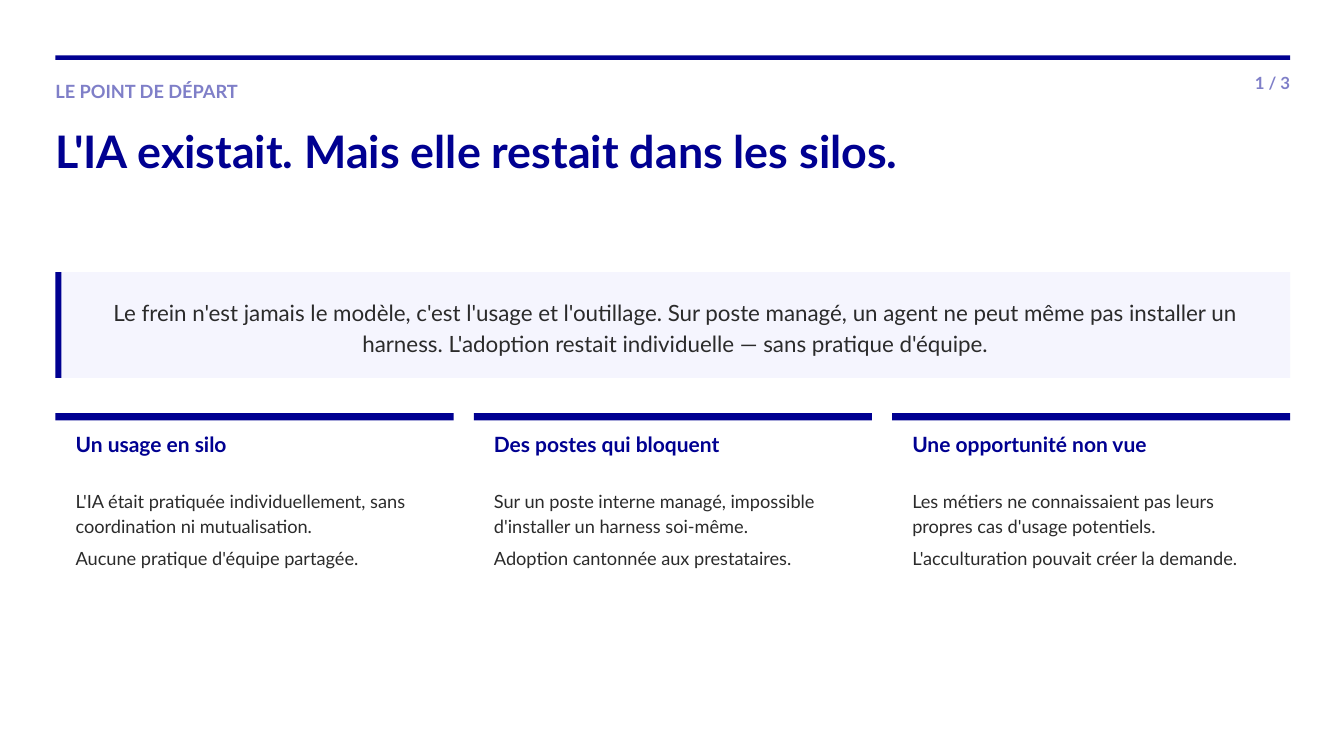
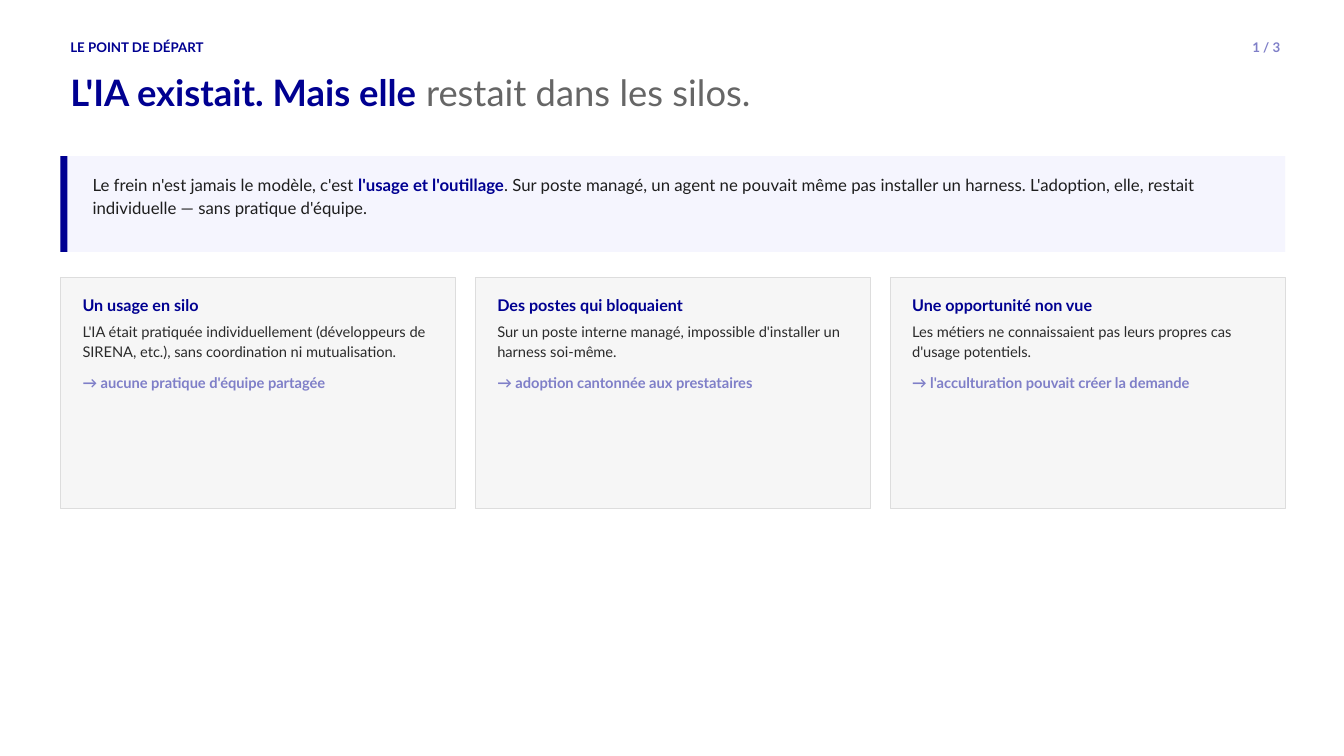
Before and after one commit to SocialGouv/transfo-ia, a slide deck: slide 1 of Livrables/Recit-Mission2/Impact_Adoption-IA_3-slides.pptx. Drawn at 1344x756 pixels with LibreOffice and Linux fonts; fonts in the diff are those of the drawing. Boxes give left, top, right and bottom in pixels: in the first picture for what was removed or moved away, otherwise in the second. Text is boxed around its words. In the diff, an @@ line names an element or a change of style, - is before the commit and + after.

```diff
--- a/Livrables/Recit-Mission2/Impact_Adoption-IA_3-slides.pptx
+++ b/Livrables/Recit-Mission2/Impact_Adoption-IA_3-slides.pptx
@@ rectangle removed at (x1=55, y1=55, x2=1291, y2=59) @@
@@ text "LE POINT DE DÉPART" moved from (x1=55, y1=83, x2=237, y2=98) to (x1=70, y1=41, x2=204, y2=52) @@
@@ text "LE POINT DE DÉPART" at (x1=70, y1=41, x2=204, y2=52): size 13 to 9.5 pt, text colour #7F7FC8 to #000091; line spacing 1 to 1.15; less space between paragraphs @@
@@ text "L'IA existait. Mais elle restait ..." moved from (x1=55, y1=134, x2=897, y2=169) to (x1=70, y1=79, x2=750, y2=107) @@
@@ text "L'IA existait. Mais elle restait ..." at (x1=70, y1=79, x2=750, y2=107): size 32 to 26 pt; text colour #000091 to #666666, bold off in "restait dans les silos."; line spacing 1.05 to 1.15; less space between paragraphs @@
@@ text "1 / 3" moved from (x1=1255, y1=77, x2=1290, y2=89) to (x1=1252, y1=42, x2=1281, y2=52) @@
@@ text "1 / 3" at (x1=1252, y1=42, x2=1281, y2=52): size 12 to 9.5 pt; line spacing 1 to 1.15; less space between paragraphs @@
@@ rectangle resized from (x1=55, y1=272, x2=62, y2=378) to (x1=60, y1=156, x2=68, y2=252) @@
@@ rectangle added at (x1=60, y1=156, x2=1286, y2=252), fill #F5F5FE @@
@@ text "Le frein n'est jamais le ..." moved from (x1=55, y1=272, x2=1291, y2=378) to (x1=93, y1=178, x2=1194, y2=217) @@
@@ text "Le frein n'est jamais le ..." at (x1=93, y1=178, x2=1194, y2=217): vertical alignment middle to top; fill #F5F5FE to none @@
@@ text at (x1=93, y1=178, x2=1194, y2=217): text changed; size 16 to 12 pt; text colour #2B2B2B to #1E1E1E @@
-Le frein n'est jamais le modèle, c'est l'usage et l'outillage. Sur poste managé, un agent ne peut même pas installer un harness. L'adoption restait individuelle — sans pratique d'équipe.
+Le frein n'est jamais le modèle, c'est l'usage et l'outillage. Sur poste managé, un agent ne pouvait même pas installer un harness. L'adoption, elle, restait individuelle — sans pratique d'équipe.
@@ rectangle resized from (x1=55, y1=413, x2=454, y2=665) to (x1=60, y1=277, x2=456, y2=509) @@
@@ text "Un usage en silo" moved from (x1=76, y1=436, x2=227, y2=456) to (x1=83, y1=299, x2=198, y2=314) @@
@@ text "Un usage en silo" at (x1=83, y1=299, x2=198, y2=314): size 15 to 11.5 pt; line spacing 1 to 1.15; more space between paragraphs @@
@@ rectangle resized from (x1=474, y1=413, x2=872, y2=665) to (x1=475, y1=277, x2=870, y2=509) @@
@@ text at (x1=497, y1=299, x2=683, y2=314): text changed; size 15 to 11.5 pt @@
-Des postes qui bloquent
+Des postes qui bloquaient
@@ fill #FFFFFF to #F6F6F6; outline none to #DDDDDD 0.75 pt in 3 elements at (x1=475, y1=277, x2=870, y2=509), (x1=60, y1=277, x2=456, y2=509), (x1=890, y1=277, x2=1286, y2=509) @@
@@ rectangle resized from (x1=892, y1=413, x2=1291, y2=665) to (x1=890, y1=277, x2=1286, y2=509) @@
@@ text "Une opportunité non vue" at (x1=912, y1=299, x2=1092, y2=314): size 15 to 11.5 pt; line spacing 1 to 1.15; more space between paragraphs @@
@@ text "Une opportunité non vue" moved from (x1=912, y1=436, x2=1146, y2=456) to (x1=912, y1=299, x2=1092, y2=314) @@
@@ text added at (x1=83, y1=326, x2=426, y2=359), 10.5 pt, text #2B2B2B @@
+L'IA était pratiquée individuellement (développeurs de SIRENA, etc.), sans coordination ni mutualisation.
@@ text added at (x1=497, y1=326, x2=840, y2=357), 10.5 pt, text #2B2B2B @@
+Sur un poste interne managé, impossible d'installer un harness soi-même.
@@ text added at (x1=912, y1=326, x2=1232, y2=360), 10.5 pt, text #2B2B2B @@
+Les métiers ne connaissaient pas leurs propres cas d'usage potentiels.
@@ text at (x1=101, y1=377, x2=325, y2=391): text changed; size 13 to 10.5 pt; text colour #2B2B2B to #7F7FC8; bold on @@
-L'IA était pratiquée individuellement, sans coordination ni mutualisation.
-Aucune pratique d'équipe partagée.
+→ aucune pratique d'équipe partagée
@@ text at (x1=515, y1=377, x2=752, y2=391): text changed; size 13 to 10.5 pt; text colour #2B2B2B to #7F7FC8; bold on @@
-Sur un poste interne managé, impossible d'installer un harness soi-même.
-Adoption cantonnée aux prestataires.
+→ adoption cantonnée aux prestataires
@@ text at (x1=930, y1=377, x2=1189, y2=391): text changed; size 13 to 10.5 pt; text colour #2B2B2B to #7F7FC8; bold on @@
-Les métiers ne connaissaient pas leurs propres cas d'usage potentiels.
-L'acculturation pouvait créer la demande.
+→ l'acculturation pouvait créer la demande
@@ rectangle removed at (x1=55, y1=413, x2=454, y2=420) @@
@@ rectangle removed at (x1=474, y1=413, x2=872, y2=420) @@
@@ rectangle removed at (x1=892, y1=413, x2=1291, y2=420) @@
```
Also in this commit, not shown: 2 other slides changed, 5 other files.
